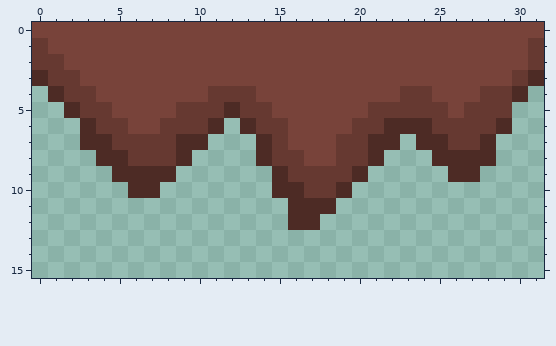
A pixel-art sprite gets an edit: caverna_eldoria/Assets/Obstaculos/lama.png. The picture above was drawn from the file before the commit.
The file is 32x16 pixels.
After the commit:
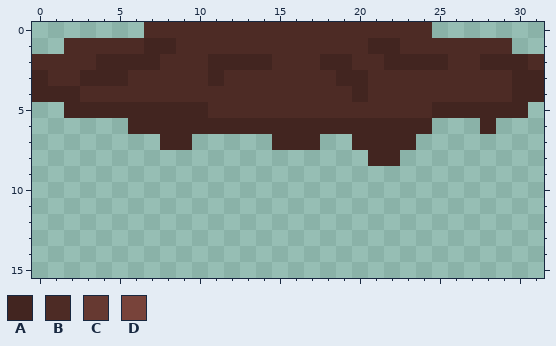
Palette (. is transparent): A #422520  B #4d2b25  C #663931  D #78433a
Difference:
Changed rows in their new state; - is an unchanged pixel.
first column x 0:
 0 .......BBBBBBBBBBBBBBBBBB.......
 1 ..BBBBBAABBBBBBBBBBBBAABBBBBBB..
 2 BBBBAAAABBBAAAABBBAABBAAAABBAAAB
 3 ABBAAABBBBBABBBBBBBAABBBBBBBBBAA
 4 AAABBBBBBBBBBBBBBBBBABBBBBBBBBAA
 5 --AAAAAAAAAB-BBBBBBBBBBBBAAAAAA-
 6 ---...AAAAAAAAAAAAAAAAAAA...A.--
 7 ---.....AA.---.AAA..AAAA.....---
 8 ----......----.......AA--....---
 9 -----....------......-----..----
10 ------..-------.....------------
11 ----------------...-------------
12 ----------------..--------------
